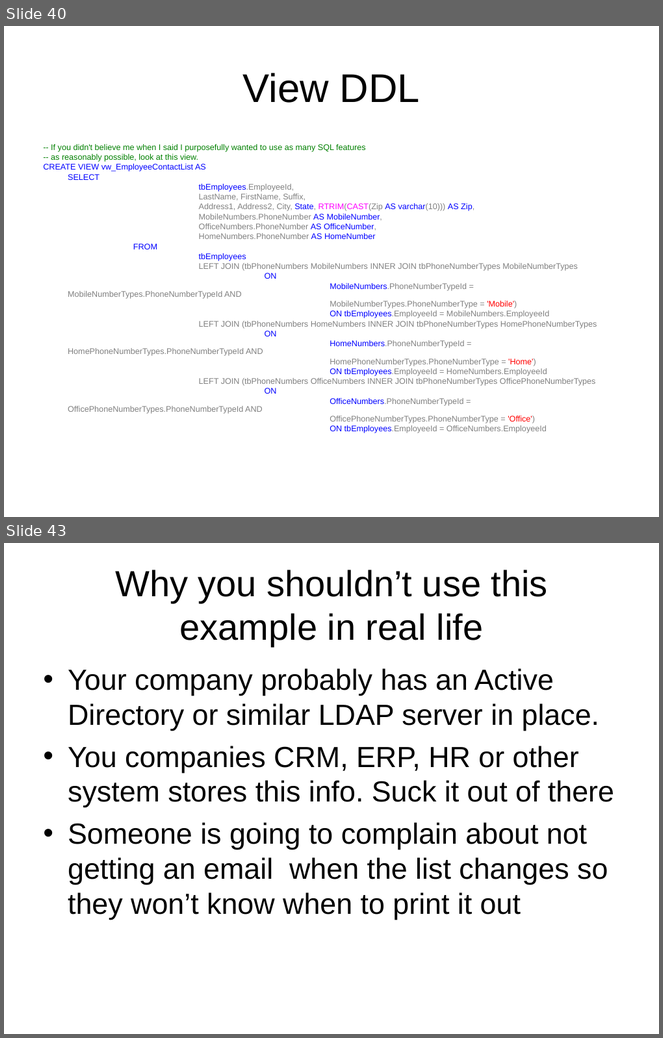
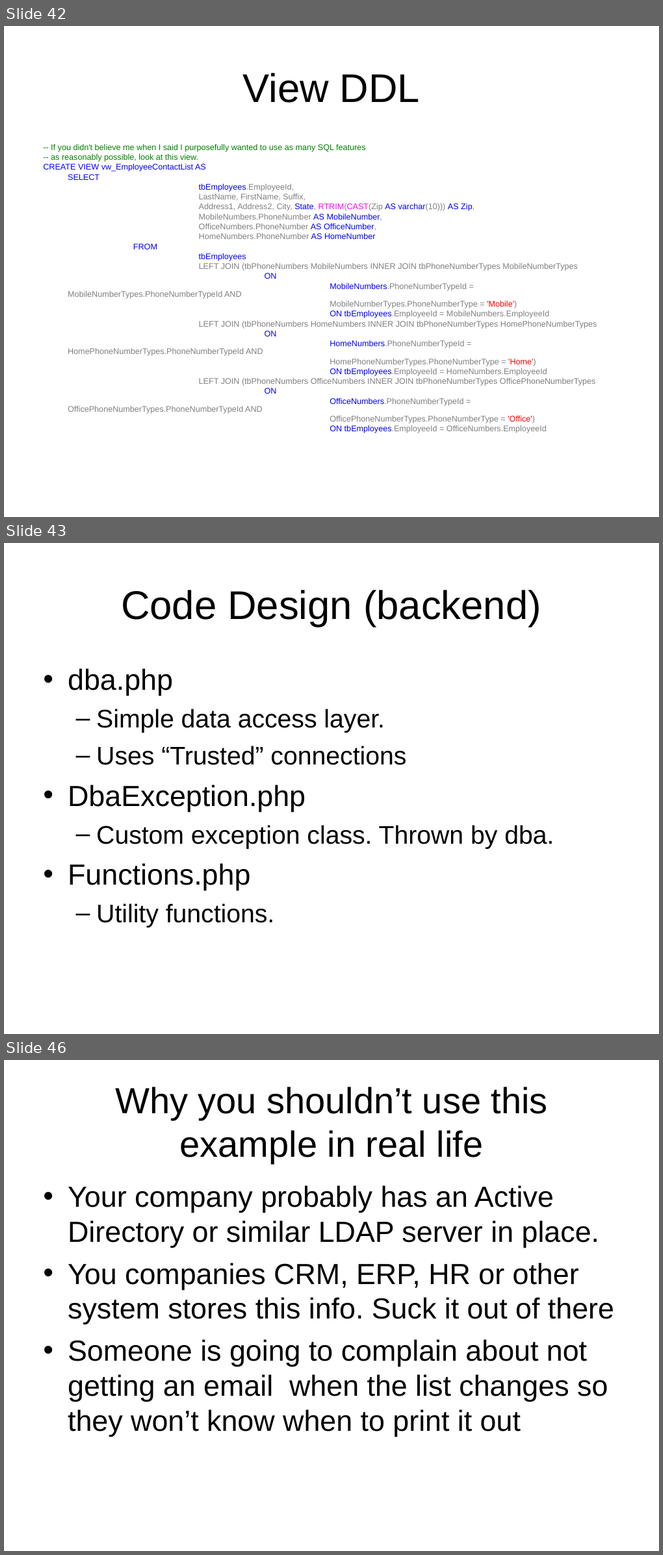
Before and after one commit to LIPHP/Employee-Contact-List, a slide deck: Docs/Using Microsoft SQL Server with PHP.ppt. Shown one above the other, each under a label of ours: slides 40 and 43 before the commit, slides 42, 43 and 46 after it; the slides between them are not shown. The pictures are 663x1038 and 663x1555 pixels, drawn with LibreOffice and Linux fonts; fonts in the diff are those of the drawing. Boxes give left, top, right and bottom in pixels: in the first picture for what was removed or moved away, otherwise in the second. Text is boxed around its words. In the diff, an @@ line names an element or a change of style, - is before the commit and + after.

Commit message:
Removed browser detection. Added a raiserror() example script. Added Connect()/Disconnect() methods to the data access layer.

```diff
--- a/Docs/Using Microsoft SQL Server with PHP.ppt
+++ b/Docs/Using Microsoft SQL Server with PHP.ppt
@@ slide 43 added at (4,543,659,1034), background #FFFFFF @@
@@ title added at (121,590,542,627), 44 pt, text #000000 @@
+Code Design (backend)
@@ text added at (68,668,554,928), 28 pt, text #000000 @@
+• dba.php
+  – Simple data access layer.
+  – Uses “Trusted” connections
+• DbaException.php
+  – Custom exception class. Thrown by dba.
+• Functions.php
+  – Utility functions.
@@ what was slide 40 is now slide 42 @@
@@ what was slide 43 is now slide 46 @@
```
Also in this commit, not shown: 10 slides changed, 4 other slides added, 2 slides removed, 6 other files.
